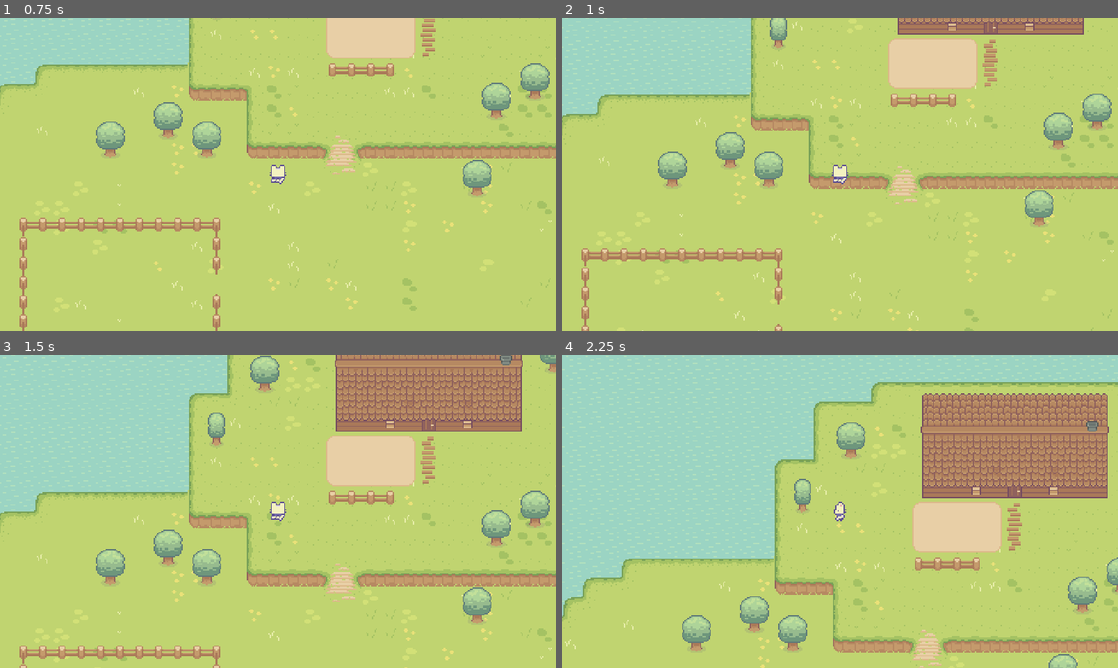
Above: before the commit, frames 1-4 (two rows, left to right).
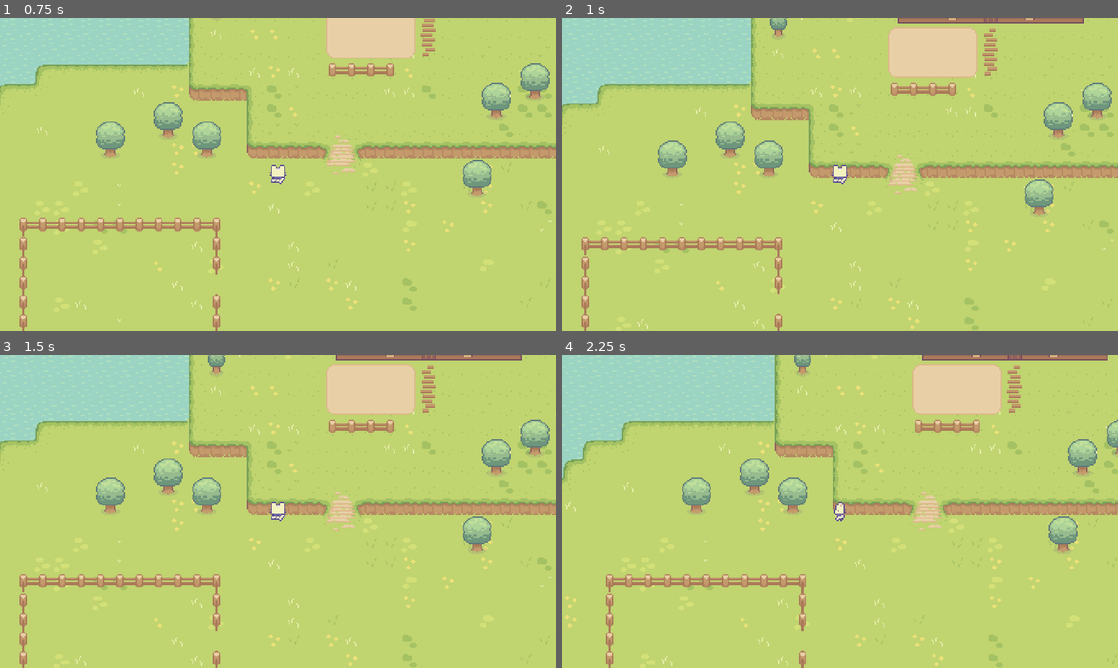
Above: after the commit, the same moments.

Repository: leafboo/first-game
Game: Godot game, scene res://Levels/game_level.tscn
The game is run twice, just before and just after one commit, with the same random seed, the same clock (stepped at 60 frames per second) and the same inputs.
Inputs:
- Up to frame 1 (0.75 s): tap Enter at 0.5 s; hold W (up) from 0.53 s (still down)
- Up to frame 2 (1 s): keep holding W (up)
- Up to frame 3 (1.5 s): keep holding W (up)
- Up to frame 4 (2.25 s): release W (up) at 2.03 s; hold A (left) from 2.03 s (still down)

Frame 1 is identical in both runs. In frame 2, 19% of the frame differs, in the area x 0-100%, y 0-100%; in frame 3, 37%; in frame 4, 53%.

Commit message:
Implement collisions on hills

Diff:
--- a/Levels/game_level.tscn
+++ b/Levels/game_level.tscn
@@ -184,8 +184,10 @@
 8:0/0 = 0
 9:0/0 = 0
 0:1/0 = 0
-1:1/0 = 0
-2:1/0 = 0
+0:1/0/physics_layer_0/polygon_0/points = PackedVector2Array(-7.01563, -8, -6.70313, -8, -6.78381, 8, -7.00478, 8)
+1:1/0 = 0
+2:1/0 = 0
+2:1/0/physics_layer_0/polygon_0/points = PackedVector2Array(7.01563, -8, 6.70313, -8, 6.78381, 8, 7.00478, 8)
 3:1/0 = 0
 4:1/0 = 0
 5:1/0 = 0
@@ -194,8 +196,11 @@
 8:1/0 = 0
 9:1/0 = 0
 0:2/0 = 0
-1:2/0 = 0
-2:2/0 = 0
+0:2/0/physics_layer_0/polygon_0/points = PackedVector2Array(8, -5.875, -6.875, -6, -6.875, 2.375, -5.75, 5.25, -3.125, 8, 8, 8)
+1:2/0 = 0
+1:2/0/physics_layer_0/polygon_0/points = PackedVector2Array(8, -6, -8, -6, -8, 8, 8, 8)
+2:2/0 = 0
+2:2/0/physics_layer_0/polygon_0/points = PackedVector2Array(-8, -5.875, 6.875, -6, 6.875, 2.375, 5.75, 5.25, 3.125, 8, -8, 8)
 3:2/0 = 0
 4:2/0 = 0
 5:2/0 = 0
@@ -242,6 +247,7 @@
 10:6/0 = 0
 
 [sub_resource type="TileSet" id="TileSet_enxxj"]
+physics_layer_0/collision_layer = 1
 sources/0 = SubResource("TileSetAtlasSource_nfvju")
 
 [sub_resource type="TileSetAtlasSource" id="TileSetAtlasSource_1coxc"]
